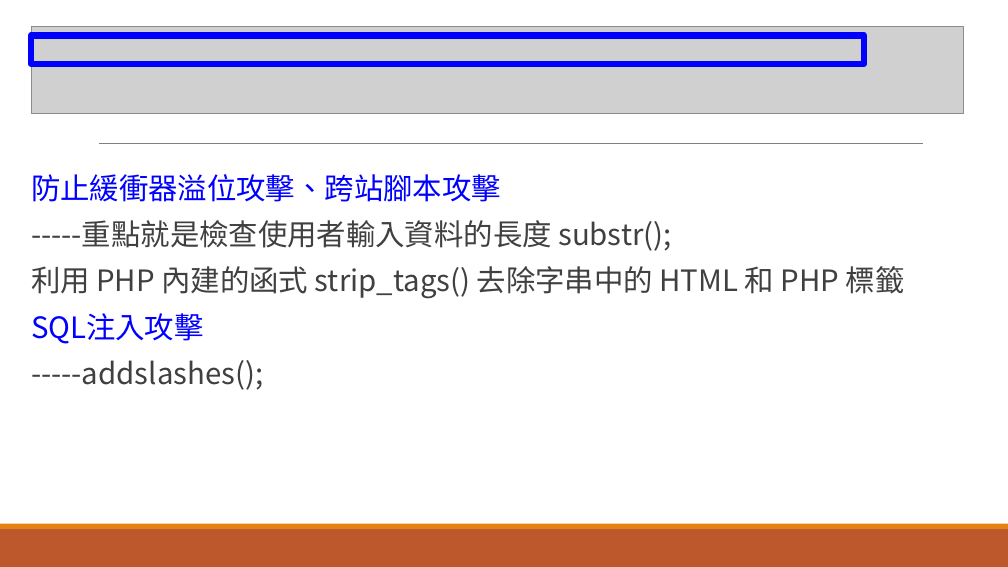
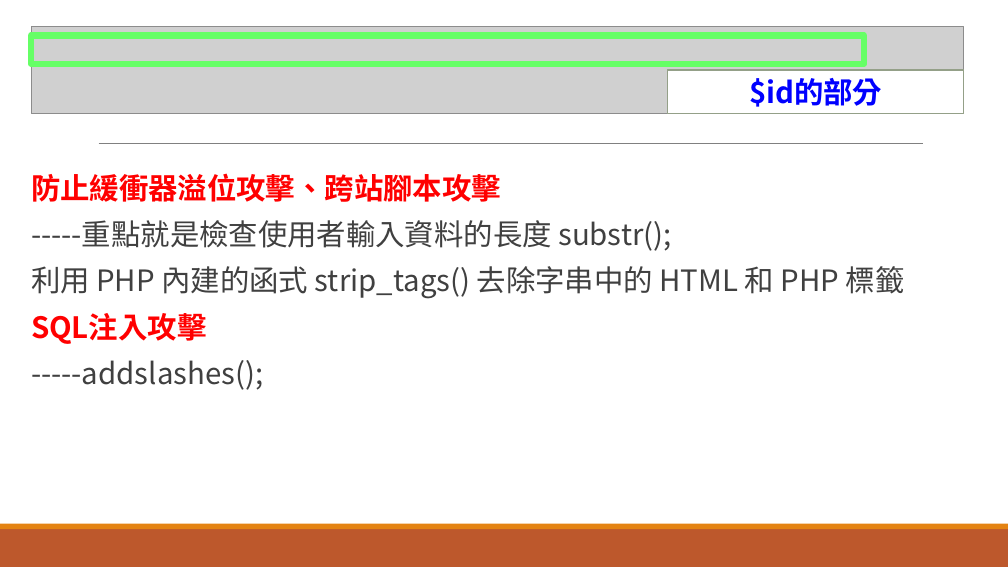
Before and after one commit to kay71029/Learning-Defensive-programming, a slide deck: slide 12 of Learning-Defensive-programming.pptx (slide 10 before the commit). Drawn at 1008x567 pixels with LibreOffice and Linux fonts; fonts in the diff are those of the drawing; grey boxes stand for pictures. Boxes give left, top, right and bottom in pixels: in the first picture for what was removed or moved away, otherwise in the second. Text is boxed around its words. In the diff, an @@ line names an element or a change of style, - is before the commit and + after.

```diff
--- a/Learning-Defensive-programming.pptx
+++ b/Learning-Defensive-programming.pptx
@@ rectangle at (31, 36, 864, 64): outline #0000FF 6 pt to #66FF66 6 pt @@
@@ rectangle added at (668, 70, 964, 114), fill #FFFFFF, outline #94A088 1.25 pt, 28 pt, text #0000FF, bold @@
+$id的部分
@@ text at (31, 173, 501, 344): text colour #0000FF to #FF0000, bold on in "防止緩衝器溢位攻擊、跨站腳本攻擊", "SQL注入攻擊" @@
```
Also in this commit, not shown: 5 other slides changed, 6 slides added, 2 slides removed.
